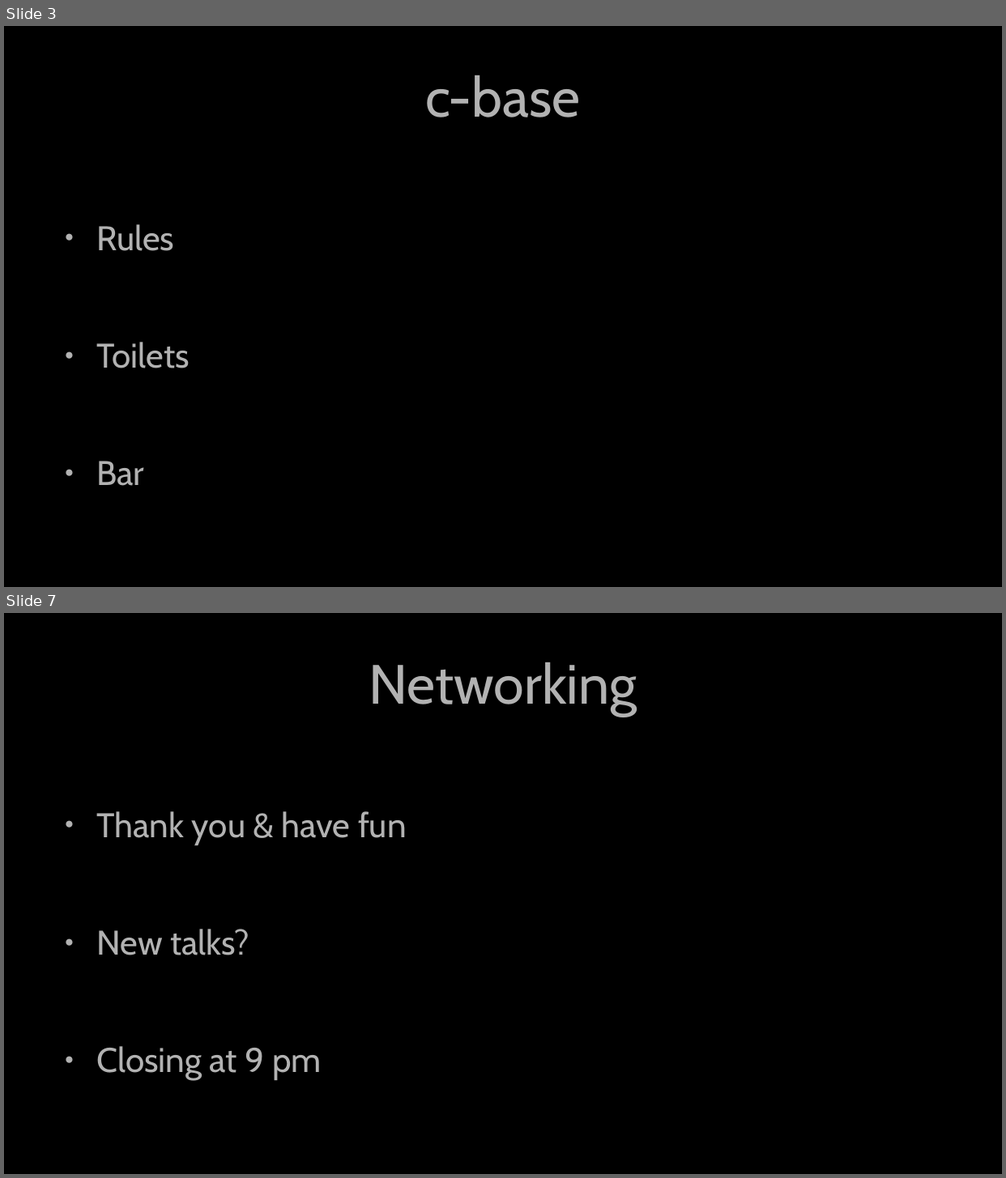
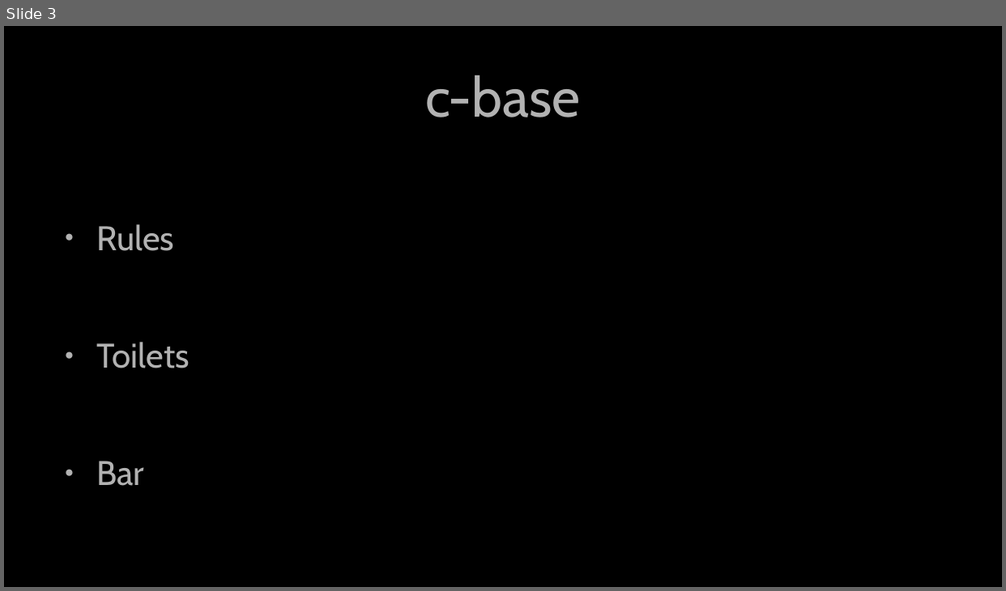
Before and after one commit to Security-Nights/orga, a slide deck: 2023/March/presentation.odp. Shown one above the other, each under a label of ours: slides 3 and 7 before the commit, slide 3 after it; the slides between them are not shown. The pictures are 1006x1178 and 1006x591 pixels, drawn with LibreOffice and Linux fonts; fonts in the diff are those of the drawing. Boxes give left, top, right and bottom in pixels: in the first picture for what was removed or moved away, otherwise in the second. Text is boxed around its words. In the diff, an @@ line names an element or a change of style, - is before the commit and + after.

```diff
--- a/2023/March/presentation.odp
+++ b/2023/March/presentation.odp
@@ slide 7 removed at [4,613,1002,1174], background #000000 @@
@@ title removed at [368,662,637,717] @@
-Networking
@@ text removed at [96,811,407,1080] @@
-● Thank you & have fun
-● New talks?
-● Closing at 9 pm
```
Also in this commit, not shown: 4 slides changed, 2 slides added, 1 other slide removed, 1 other file.
